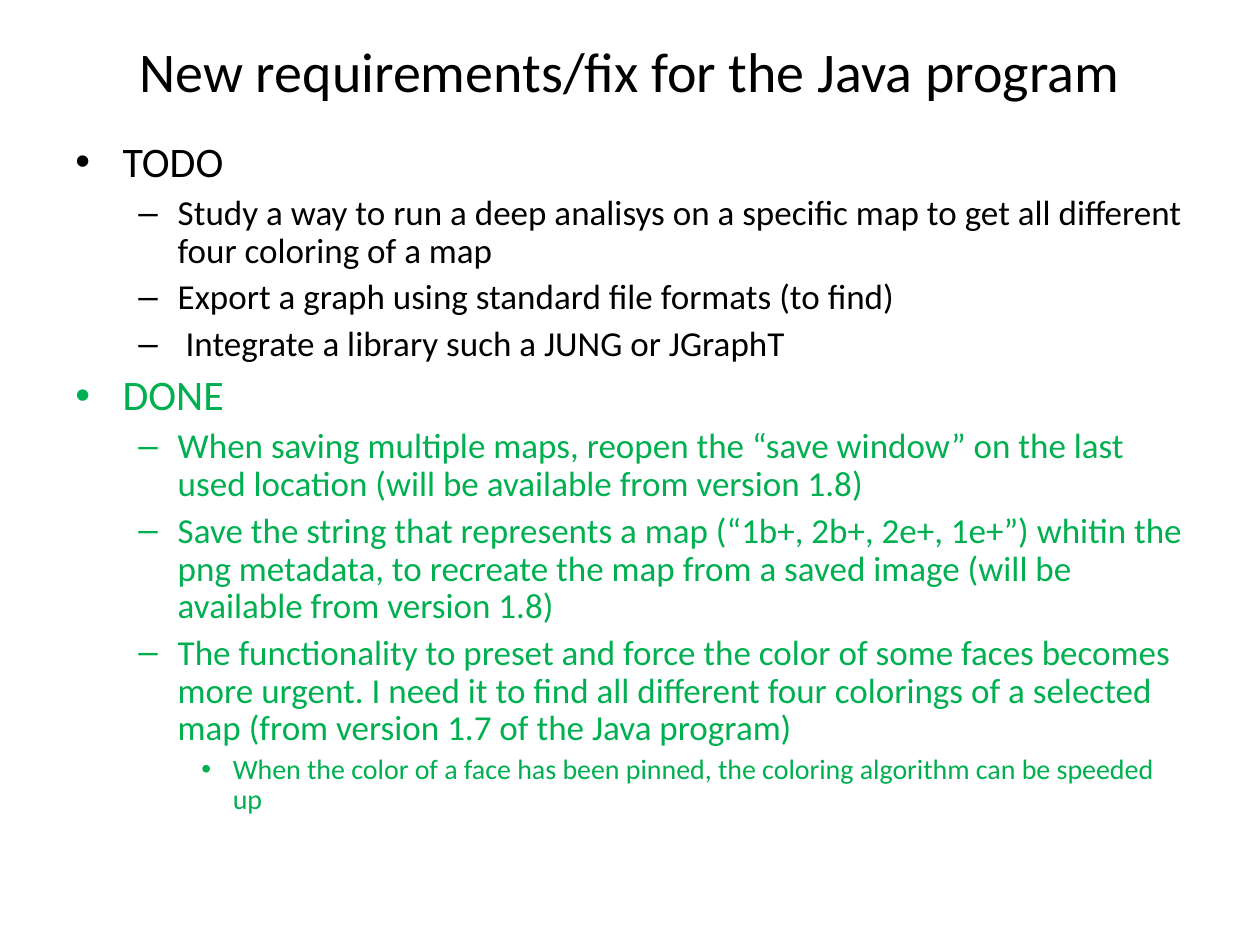
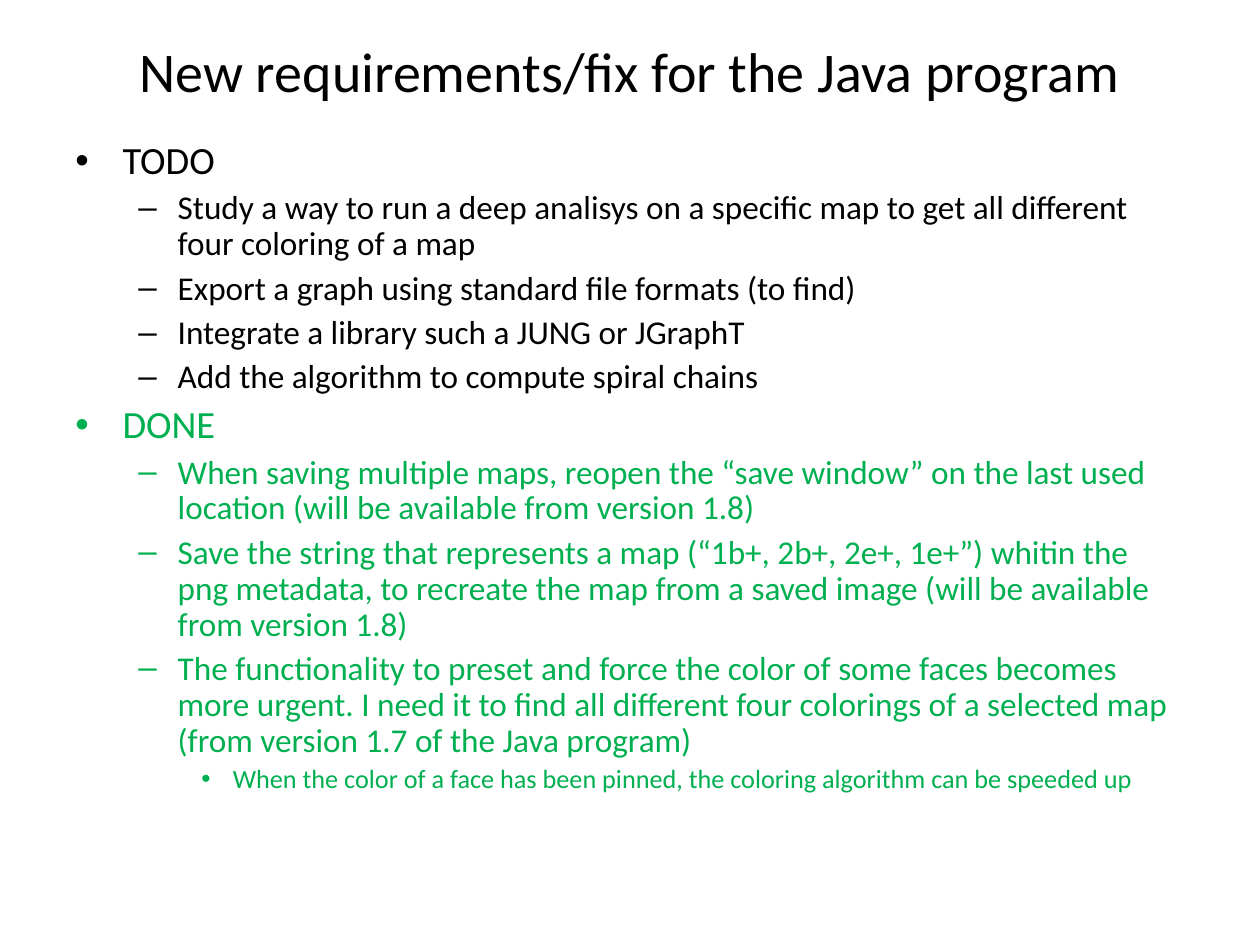
Before and after one commit to stefanutti/maps-coloring-java, a slide deck: slide 4 of ct/ct-docs/cahit-spiral-chains/spiral-chains.ppt (slide 6 before the commit). Drawn at 1260x945 pixels with LibreOffice and Linux fonts; fonts in the diff are those of the drawing. Boxes give left, top, right and bottom in pixels: in the first picture for what was removed or moved away, otherwise in the second. Text is boxed around its words. In the diff, an @@ line names an element or a change of style, - is before the commit and + after.

Commit message:
Some updates about Cahit spiral chains.

```diff
--- a/ct/ct-docs/cahit-spiral-chains/spiral-chains.ppt
+++ b/ct/ct-docs/cahit-spiral-chains/spiral-chains.ppt
@@ text at bbox=[123, 149, 1167, 793]: size 24 to 22 pt in "TODO", "DONE"; size 20 to 19 pt in "Study a way to run a deep ...", "Export a graph using standard file formats ...", "Integrate a library such a JUNG or ...", "When saving multiple maps, reopen the “save ..." and 2 more places; size 16 to 15 pt in "When the color of a face has ..." @@
@@ text at bbox=[178, 365, 758, 394]: paragraph added @@
+  – Add the algorithm to compute spiral chains
```
Also in this commit, not shown: 7 other slides changed, 3 slides added, 1 slide removed, 10 other files.
